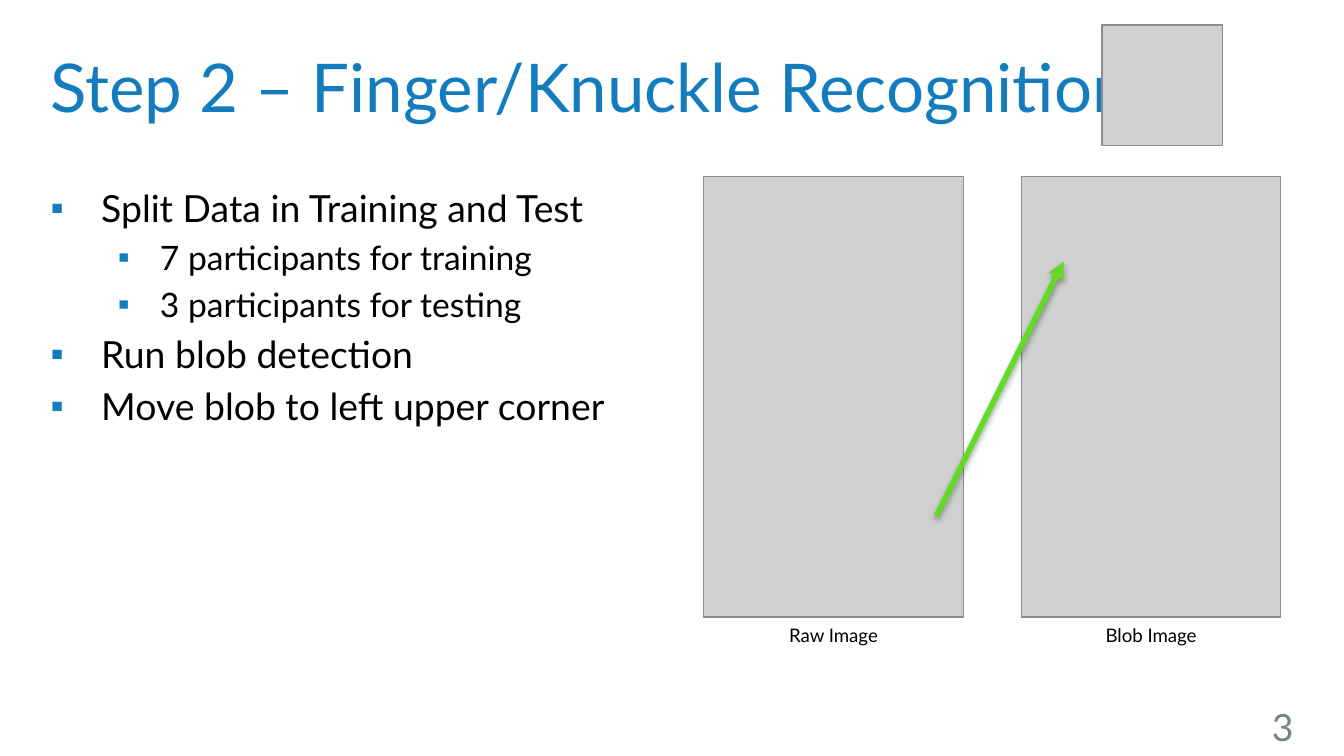
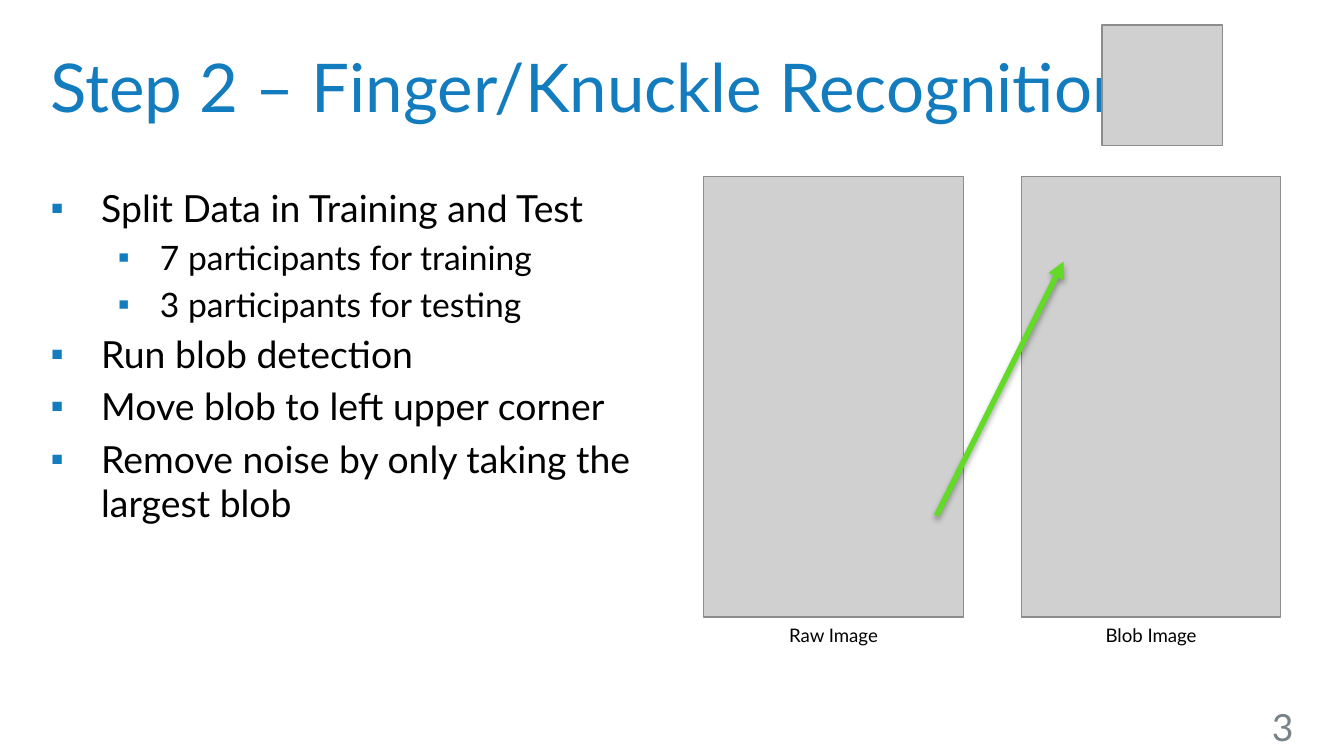
Before and after one commit to robsch94/FaPraKnuckleInput, a slide deck: slide 3 of Presentations/InterimPresentation.pptx. Drawn at 1344x756 pixels with LibreOffice and Linux fonts; fonts in the diff are those of the drawing; grey boxes stand for pictures; background and template pictures are left out. Boxes give left, top, right and bottom in pixels: in the first picture for what was removed or moved away, otherwise in the second. Text is boxed around its words. In the diff, an @@ line names an element or a change of style, - is before the commit and + after.

```diff
--- a/Presentations/InterimPresentation.pptx
+++ b/Presentations/InterimPresentation.pptx
@@ text at [101, 445, 630, 524]: paragraph added @@
+▪ Remove noise by only taking the largest blob
```
Also in this commit, not shown: 2 other slides changed, 1 slide removed, 17 other files.
